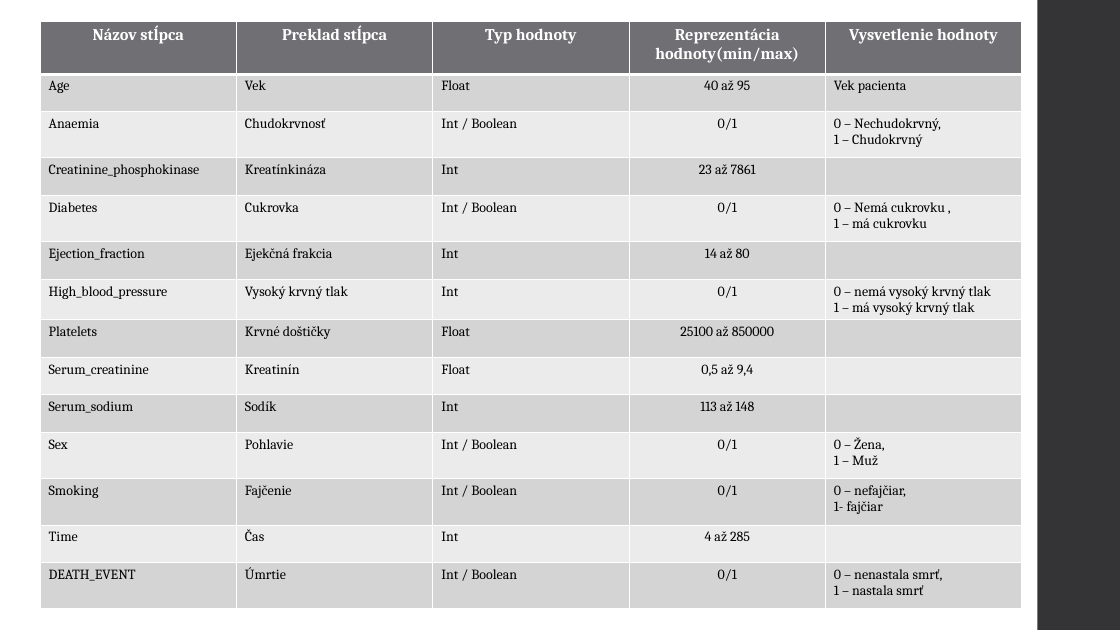
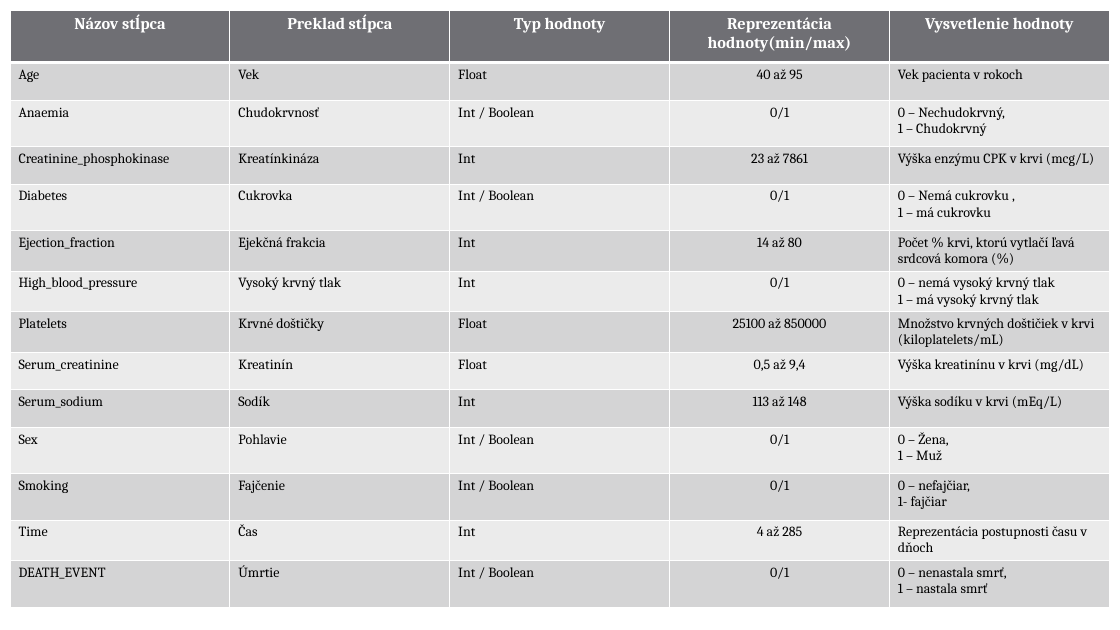
Before and after one commit to mvanko/Vanko_Martin_NS2021, a slide deck: slide 4 of Vanko Martin Predikcia zlyhania srdca.pptx. Drawn at 1120x630 pixels with LibreOffice and Linux fonts; fonts in the diff are those of the drawing. Boxes give left, top, right and bottom in pixels: in the first picture for what was removed or moved away, otherwise in the second. Text is boxed around its words. In the diff, an @@ line names an element or a change of style, - is before the commit and + after.

```diff
--- a/Vanko Martin Predikcia zlyhania srdca.pptx
+++ b/Vanko Martin Predikcia zlyhania srdca.pptx
@@ table at <box>10,10,1111,622</box> @@
-row 2, column 5: Vek pacienta
+row 2, column 5: Vek pacienta v rokoch
-row 4, column 5: 
+row 4, column 5: Výška enzýmu CPK v krvi (mcg/L)
-row 6, column 5: 
+row 6, column 5: Počet % krvi, ktorú vytlačí ľavá srdcová komora (%)
-row 8, column 5: 
+row 8, column 5: Množstvo krvných doštičiek v krvi (kiloplatelets/mL)
-row 9, column 5: 
+row 9, column 5: Výška kreatinínu v krvi (mg/dL)
-row 10, column 5: 
+row 10, column 5: Výška sodíku v krvi (mEq/L)
-row 13, column 5: 
+row 13, column 5: Reprezentácia postupnosti času v dňoch
@@ table: place and size @@
-table at <box>40,22,1023,611</box>
+table at <box>10,10,1111,622</box>
@@ rectangle removed at <box>1038,0,1120,630</box> @@
```
Also in this commit, not shown: 1 other slide changed, 15 slides added, 1 other file.
